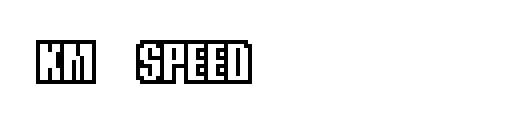
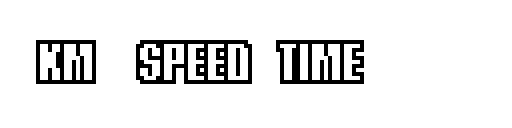
The second (512, 128) image is a revision of the first. Changes to its layers:
added layer "TIME" above "outlines" over [280, 44, 360, 80]
painted on "outlines" over [276, 40, 364, 84]
